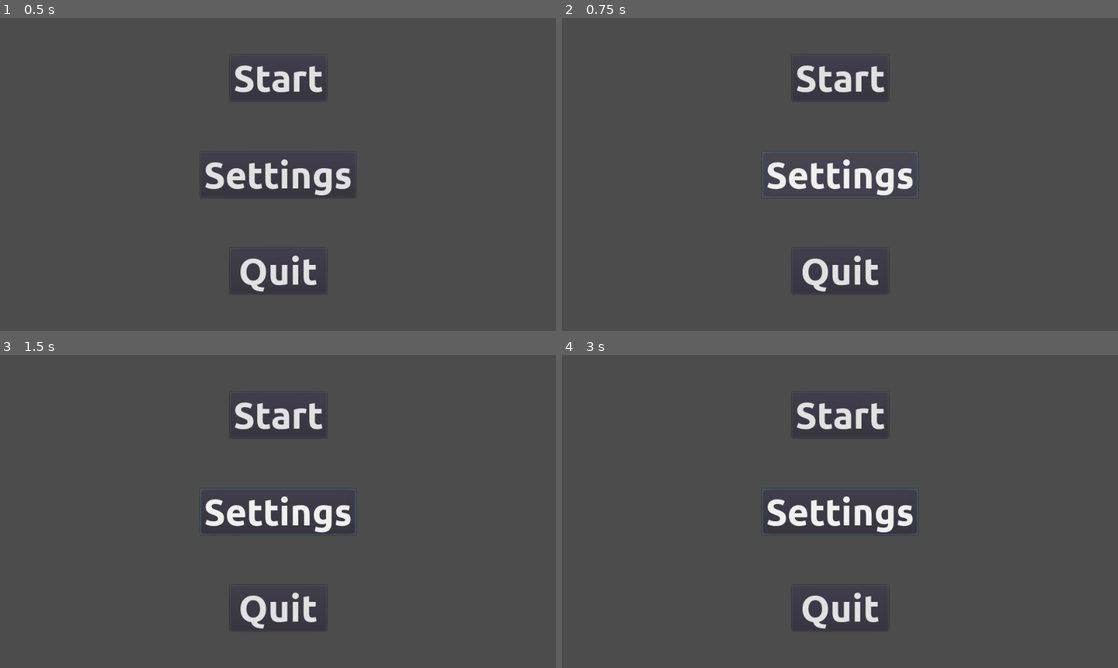
Above: before the commit, frames 1-4 (two rows, left to right).
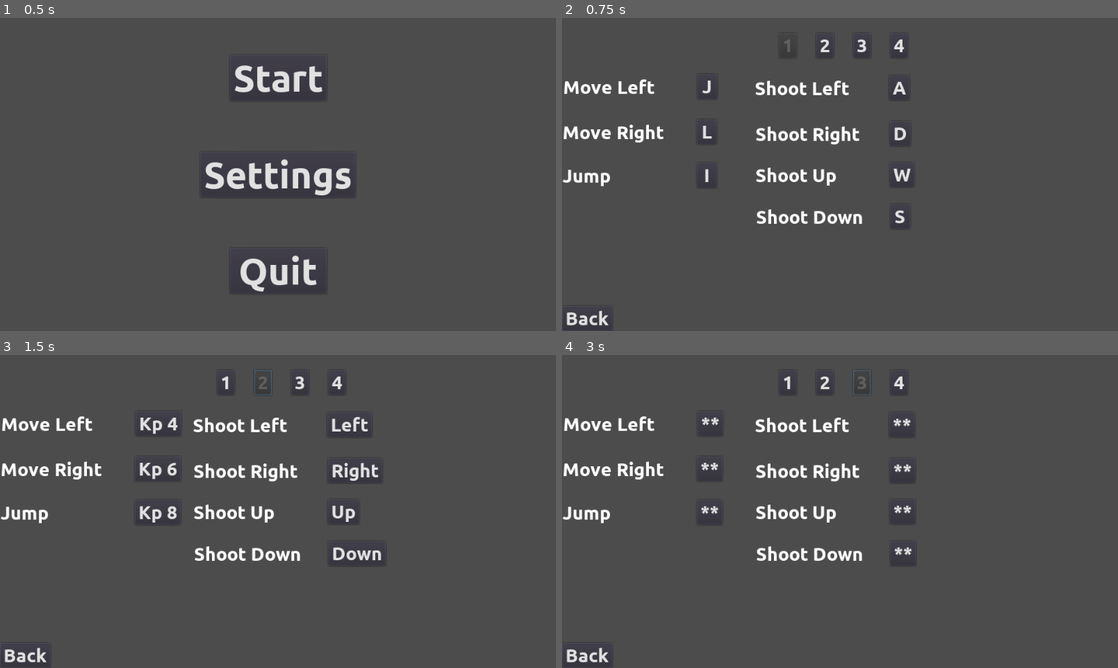
Above: after the commit, the same moments.

Repository: wsheldon67/Scredric
Game: Godot game, scene res://Main.tscn
Same seed, same stepped clock (60 frames per second), same inputs: the game is played once before the commit and once after it.
Inputs (mouse positions are in pixels of both pictures, inside the frame that each line leads up to):
- Up to frame 1 (0.5 s): no input
- Up to frame 2 (0.75 s): click "Settings" at 0.5 s
- Up to frame 3 (1.5 s): click (261, 383) at 1.25 s, where only the run after the commit has a clickable "2"
- Up to frame 4 (3 s): click (789, 383) at 2 s, where only the run after the commit has a clickable "1"; click (862, 383) at 2.75 s, where only the run after the commit has a clickable "3"

Frame 1 is identical in both runs. In frame 2, 5.4% of the frame differs, in the area x 0-64%, y 6-99%; in frame 3, 6.1%, in the area x 0-69%, y 4-99%; in frame 4, 5.3%.

Commit message:
keybinds

Diff:
--- /dev/null
+++ b/project/menus/KeyBindings.tscn
@@ -0,0 +1,56 @@
+[gd_scene load_steps=4 format=2]
+
+[ext_resource path="res://menus/assets/KeyBindings.gd" type="Script" id=1]
+[ext_resource path="res://menus/assets/KeyBind.tscn" type="PackedScene" id=2]
+[ext_resource path="res://menus/assets/PlayerSelect.tscn" type="PackedScene" id=3]
+
+[node name="KeyBindings" type="CanvasLayer"]
+script = ExtResource( 1 )
+
+[node name="PlayerSelect" parent="." instance=ExtResource( 3 )]
+position = Vector2( 375, 26 )
+
+[node name="Back" type="Button" parent="."]
+anchor_top = 1.0
+anchor_bottom = 1.0
+margin_top = -43.0
+margin_right = 87.0
+text = "Back"
+
+[node name="MoveLeft" parent="." instance=ExtResource( 2 )]
+position = Vector2( 2, 95 )
+label = "Move Left"
+input_map_action = "move_left_"
+
+[node name="MoveRight" parent="." instance=ExtResource( 2 )]
+position = Vector2( 1, 173 )
+label = "Move Right"
+input_map_action = "move_right_"
+
+[node name="Jump" parent="." instance=ExtResource( 2 )]
+position = Vector2( 1, 248 )
+label = "Jump"
+input_map_action = "jump_"
+
+[node name="ShootLeft" parent="." instance=ExtResource( 2 )]
+position = Vector2( 333, 97 )
+label = "Shoot Left"
+input_map_action = "shoot_left_"
+
+[node name="ShootRight" parent="." instance=ExtResource( 2 )]
+position = Vector2( 334, 176 )
+label = "Shoot Right"
+input_map_action = "shoot_right_"
+
+[node name="ShootUp" parent="." instance=ExtResource( 2 )]
+position = Vector2( 334, 247 )
+label = "Shoot Up"
+input_map_action = "shoot_up_"
+
+[node name="ShootDown" parent="." instance=ExtResource( 2 )]
+position = Vector2( 335, 319 )
+label = "Shoot Down"
+input_map_action = "shoot_down_"
+
+[connection signal="player_selected" from="PlayerSelect" to="." method="_on_PlayerSelect_player_selected"]
+[connection signal="pressed" from="Back" to="." method="_on_Back_pressed"]
--- a/project/menus/StartMenu.tscn
+++ b/project/menus/StartMenu.tscn
@@ -45,3 +45,4 @@
 text = "Quit"
 
 [connection signal="pressed" from="Start" to="." method="_on_Start_pressed"]
+[connection signal="pressed" from="Settings" to="." method="_on_Settings_pressed"]
--- /dev/null
+++ b/project/menus/assets/KeyBind.gd
@@ -0,0 +1,42 @@
+extends Node2D
+
+export var label = ""
+export var input_map_action = ""
+var current_player
+var edit_mode = false
+
+func _ready():
+	$Label.text = label
+
+func set_player_number(player_number):
+	current_player = player_number
+	var inputs = InputMap.get_action_list(input_map_action + str(player_number))
+	if inputs.size() > 0:
+		$Button.text = inputs[0].as_text()
+	else:
+		$Button.text = "**"
+
+
+func _on_Button_pressed():
+	edit_mode = true
+	$Button.text = ".."
+
+func _input(event):
+	if event is InputEventKey and edit_mode:
+		_change_key(event)
+		edit_mode = false
+
+
+func _change_key(new_key):
+	var action_string = input_map_action + str(current_player)
+	var inputs = InputMap.get_action_list(action_string)
+
+	# delete existing key
+	if !inputs.empty():
+		InputMap.action_erase_event(action_string, inputs[0])
+
+	# assign new key
+	InputMap.action_add_event(action_string, new_key)
+
+	# update button text
+	$Button.text = new_key.as_text()
--- /dev/null
+++ b/project/menus/assets/KeyBind.tscn
@@ -0,0 +1,21 @@
+[gd_scene load_steps=2 format=2]
+
+[ext_resource path="res://menus/assets/KeyBind.gd" type="Script" id=1]
+
+[node name="KeyBind" type="Node2D" groups=["keybind"]]
+script = ExtResource( 1 )
+
+[node name="Label" type="Label" parent="."]
+margin_top = 6.0
+margin_right = 173.0
+margin_bottom = 43.0
+text = "Input Label"
+
+[node name="Button" type="Button" parent="."]
+margin_left = 232.0
+margin_top = 2.0
+margin_right = 266.0
+margin_bottom = 45.0
+text = "K"
+
+[connection signal="pressed" from="Button" to="." method="_on_Button_pressed"]
--- /dev/null
+++ b/project/menus/assets/KeyBindings.gd
@@ -0,0 +1,14 @@
+extends CanvasLayer
+
+
+func _ready():
+	$PlayerSelect.select_player(1)
+
+
+func _on_PlayerSelect_player_selected(player_number):
+	for keybind in get_tree().get_nodes_in_group("keybind"):
+		keybind.set_player_number(player_number)
+
+
+func _on_Back_pressed():
+	MENU.change_menu("StartMenu")
--- /dev/null
+++ b/project/menus/assets/PlayerSelect.gd
@@ -0,0 +1,23 @@
+extends Node2D
+
+var selected = 1
+signal player_selected
+
+func select_player(player_number):
+	get_node("Button" + str(selected)).disabled = false
+	get_node("Button" + str(player_number)).disabled = true
+	selected = player_number
+	emit_signal("player_selected", player_number)
+
+
+func _on_Button1_pressed():
+	select_player(1)
+
+func _on_Button2_pressed():
+	select_player(2)
+
+func _on_Button3_pressed():
+	select_player(3)
+
+func _on_Button4_pressed():
+	select_player(4)
--- /dev/null
+++ b/project/menus/assets/PlayerSelect.tscn
@@ -0,0 +1,34 @@
+[gd_scene load_steps=2 format=2]
+
+[ext_resource path="res://menus/assets/PlayerSelect.gd" type="Script" id=1]
+
+[node name="PlayerSelect" type="Node2D"]
+script = ExtResource( 1 )
+
+[node name="Button1" type="Button" parent="."]
+margin_right = 12.0
+margin_bottom = 43.0
+text = "1"
+
+[node name="Button2" type="Button" parent="."]
+margin_left = 64.0
+margin_right = 94.0
+margin_bottom = 43.0
+text = "2"
+
+[node name="Button3" type="Button" parent="."]
+margin_left = 128.0
+margin_right = 158.0
+margin_bottom = 43.0
+text = "3"
+
+[node name="Button4" type="Button" parent="."]
+margin_left = 192.0
+margin_right = 222.0
+margin_bottom = 43.0
+text = "4"
+
+[connection signal="pressed" from="Button1" to="." method="_on_Button1_pressed"]
+[connection signal="pressed" from="Button2" to="." method="_on_Button2_pressed"]
+[connection signal="pressed" from="Button3" to="." method="_on_Button3_pressed"]
+[connection signal="pressed" from="Button4" to="." method="_on_Button4_pressed"]
--- a/project/menus/assets/StartMenu.gd
+++ b/project/menus/assets/StartMenu.gd
@@ -2,3 +2,7 @@
 
 func _on_Start_pressed():
 	MENU.change_menu("AddPlayers")
+
+
+func _on_Settings_pressed():
+	MENU.change_menu("KeyBindings")
